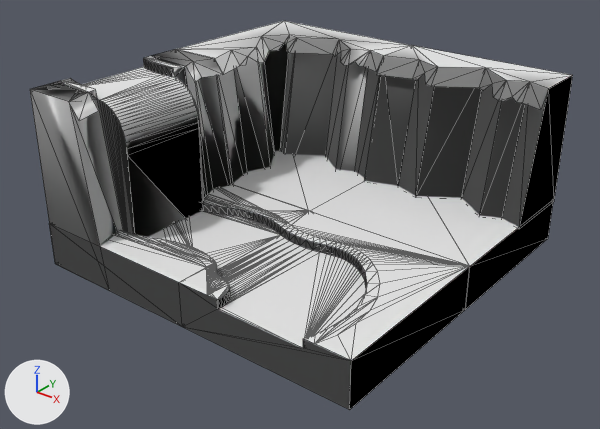
A saved change to the OBJ model data/Assets/Meshes/cascada1.obj.
Before and after are seen from a 50 mm camera at (1.57, -2.3, 2.25) aimed at (-0.98, 0.89, 0.28). The axes (+X, +Y, +Z) are drawn at lower left. The lights are the same throughout. Mesh edges are drawn as thin lines. Where no turn or scale is listed for an object, it has been applied to the vertices. Vertices at the same position are counted once.

Script lines for the objects in view, before the commit:
```python
me_cascada1 = bpy.data.meshes.new('cascada1')
me_cascada1.from_pydata(...)  # 575 vertices, 1087 faces; spans x -2.01..0.0, y 0.0..2.0, z -0.02..1.0
me_cascada1.materials.append(mat_mat_11)  # white #e7e7e7
me_cascada1.materials.append(mat_mat_12)  # white #e7e7e7
me_cascada1.materials.append(mat_mat_13)  # white #e7e7e7
me_cascada1.materials.append(mat_mat_15)  # white #e7e7e7
me_cascada1.materials.append(mat_mat_16)  # white #e7e7e7
me_cascada1.materials.append(mat_mat_18)  # white #e7e7e7
me_cascada1.materials.append(mat_mat_19)  # white #e7e7e7
me_cascada1.materials.append(mat_mat_2)  # white #e7e7e7
me_cascada1.materials.append(mat_mat_21)  # white #e7e7e7
me_cascada1.materials.append(mat_mat_22)  # white #e7e7e7
me_cascada1.materials.append(mat_mat_24)  # white #e7e7e7
me_cascada1.materials.append(mat_mat_25)  # white #e7e7e7
me_cascada1.materials.append(mat_mat_3)  # white #e7e7e7
me_cascada1.materials.append(mat_mat_5)  # white #e7e7e7
me_cascada1.materials.append(mat_mat_7)  # white #e7e7e7
me_cascada1.materials.append(mat_mat_8)  # white #e7e7e7
me_cascada1.materials.append(mat_mat_9)  # white #e7e7e7
ob_cascada1 = bpy.data.objects.new('cascada1', me_cascada1)
ob_cascada1.location = (0.0, 0.0, 0.0)
```
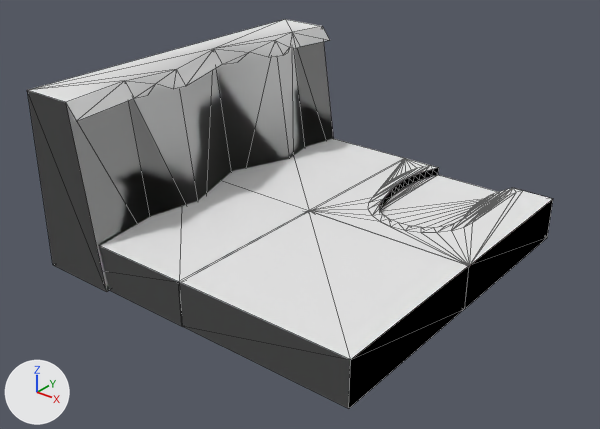
Changed parts and their boxes (x1, y1, x2, y2) in the pictures (600 x 429 px; the box of a moved part takes in the faces that stretch with it):
'cascada1', reshaped
    before: (30, 21, 573, 410)
    after: (27, 19, 553, 408)
part 1 of me_cascada1, moved or reshaped
    before: (310, 181, 553, 310)
    after: (179, 210, 469, 408)
part 2 of me_cascada1, added
    after: (309, 158, 553, 309)
part 3 of me_cascada1, added
    after: (27, 19, 334, 292)
part 4 of me_cascada1, cut back
    before: (30, 21, 573, 410)
    after: (180, 181, 308, 308)

The change in detail:
me_cascada1 is used by ob_cascada1; location (0.0, 0.0, 0.0).
me_cascada1 had 575 vertices, 1087 faces and spanned x -2.01..0.0, y 0.0..2.0, z -0.02..1.0.
me_cascada1 now has 166 vertices, 301 faces and spans x -2.0..-0.01, y -0.02..2.01, z 0.0..1.0.
me_cascada1 part 1: the loose piece of 8 vertices spanning x -1.0..0.0, y 1.0..2.0, z 0.0..0.25 is moved by (-0.01, -0.99, 0.0).
me_cascada1 part 2: a new loose piece of 108 vertices spanning x -1.01..-0.01, y 1.0..2.0, z 0.0..0.25.
me_cascada1 part 3: a new loose piece of 34 vertices spanning x -2.0..-1.54, y -0.02..2.01, z 0.0..1.0.
me_cascada1 part 4: 2 vertices moved within x -1.0, y 1.0, z 0.0..0.25; 551 vertices removed from x -2.01..0.0, y 0.0..2.0, z -0.02..1.0.
me_cascada1 no longer uses material mat_mat_19 (white #e7e7e7).
me_cascada1 no longer uses material mat_mat_21 (white #e7e7e7).
me_cascada1 no longer uses material mat_mat_22 (white #e7e7e7).
me_cascada1 no longer uses material mat_mat_24 (white #e7e7e7).
me_cascada1 no longer uses material mat_mat_25 (white #e7e7e7).
me_cascada1 no longer uses material mat_mat_7 (white #e7e7e7).
